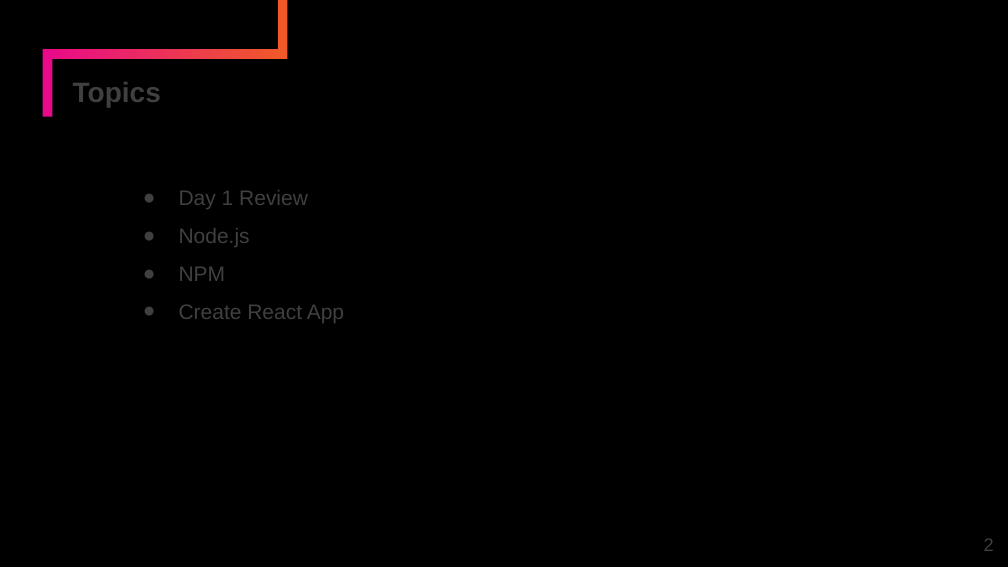
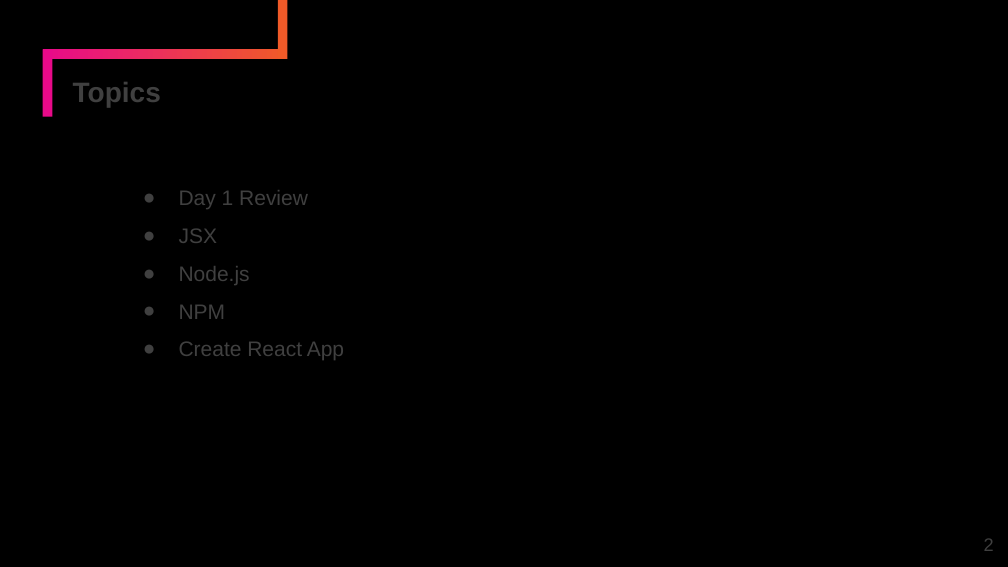
Before and after one commit to timmkellogg/ntg-react-fundamentals-session-2, a slide deck: slide 2 of day-2/slides/ppt/Node Introduction.pptx. Drawn at 1008x567 pixels with LibreOffice and Linux fonts; fonts in the diff are those of the drawing. Boxes give left, top, right and bottom in pixels: in the first picture for what was removed or moved away, otherwise in the second. Text is boxed around its words. In the diff, an @@ line names an element or a change of style, - is before the commit and + after.

Commit message:
update slides

```diff
--- a/day-2/slides/ppt/Node Introduction.pptx
+++ b/day-2/slides/ppt/Node Introduction.pptx
@@ text at <box>179,229,217,243</box>: paragraph added @@
+  ● JSX
```
Also in this commit, not shown: 4 slides added, 1 other file.
